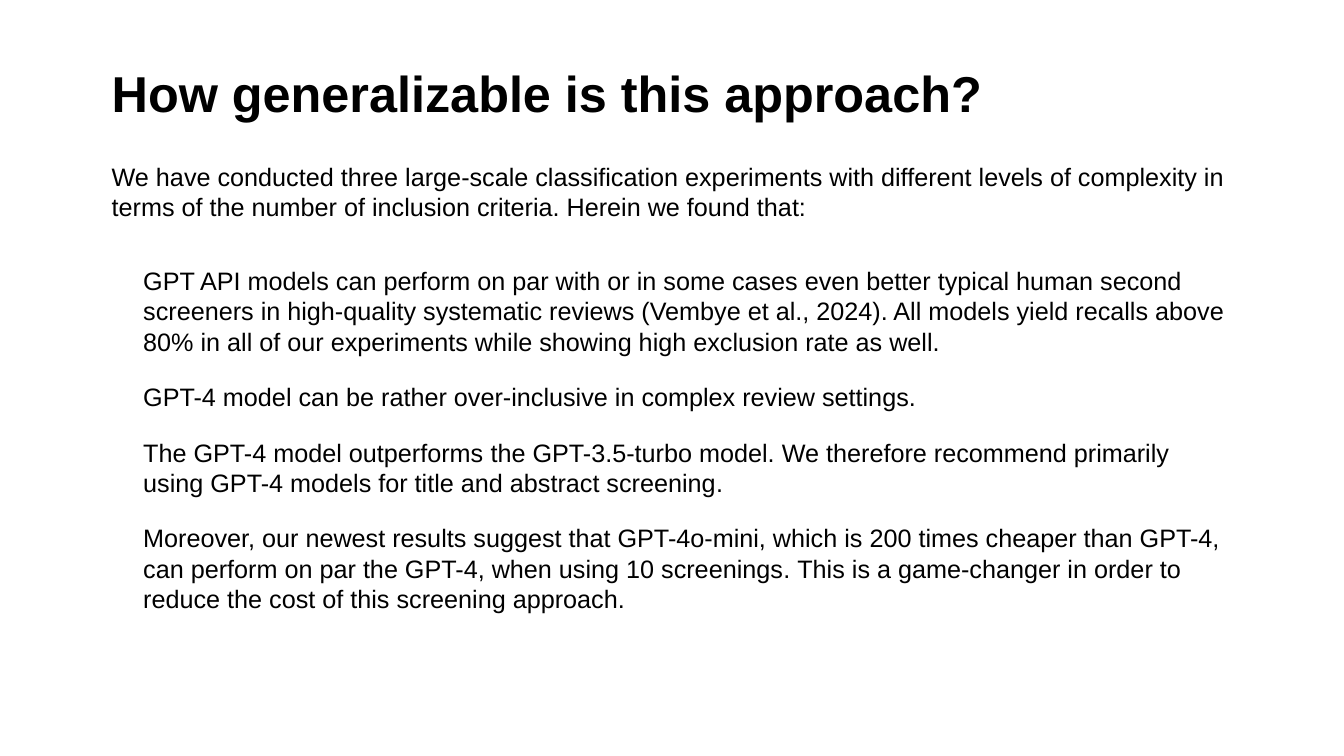
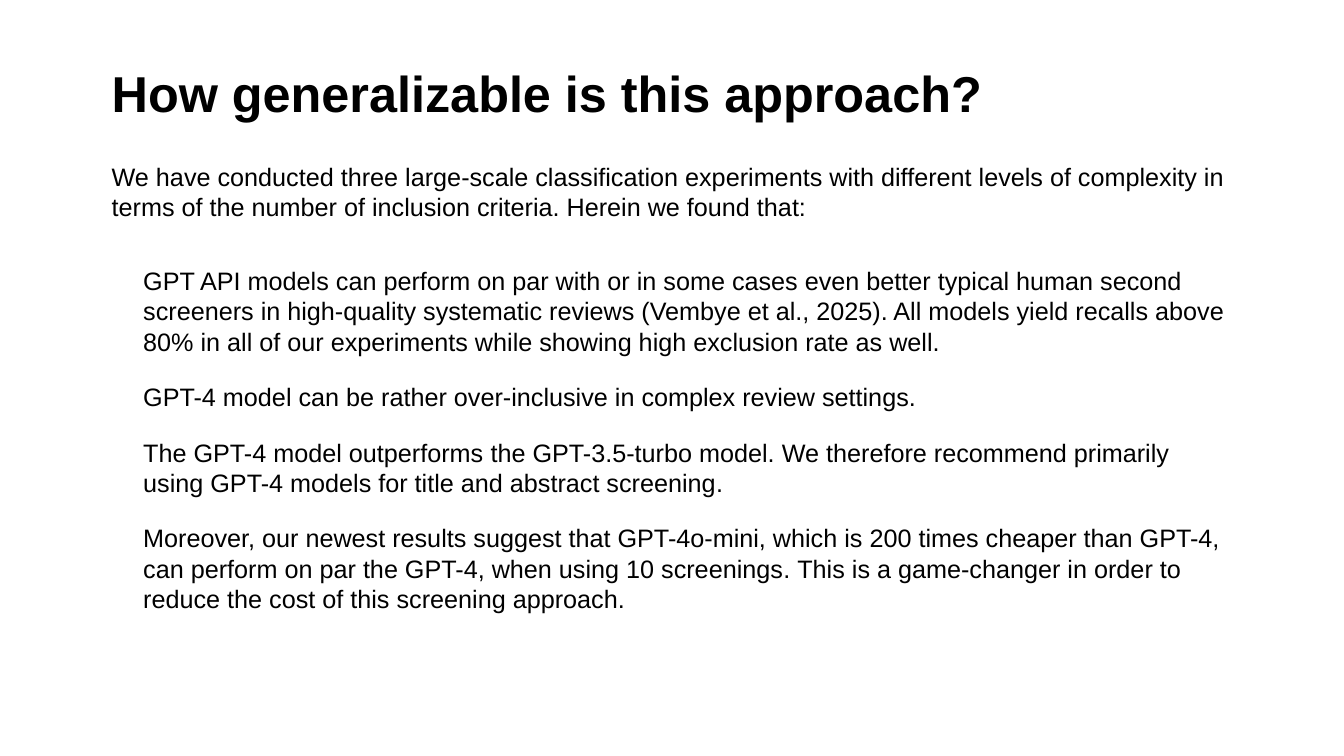
Before and after one commit to MikkelVembye/IRM2026, a slide deck: slide 10 of screen-with-gpt-models.pptx (slide 9 before the commit). Drawn at 1344x756 pixels with LibreOffice and Linux fonts; fonts in the diff are those of the drawing; background and template pictures are left out. Boxes give left, top, right and bottom in pixels: in the first picture for what was removed or moved away, otherwise in the second. Text is boxed around its words. In the diff, an @@ line names an element or a change of style, - is before the commit and + after.

```diff
--- a/screen-with-gpt-models.pptx
+++ b/screen-with-gpt-models.pptx
@@ text at bbox=[143, 271, 1224, 356]: text changed @@
-• GPT API models can perform on par with or in some cases even better typical human second screeners in high-quality systematic reviews (Vembye et al., 2024). All models yield recalls above 80% in all of our experiments while showing high exclusion rate as well.
+• GPT API models can perform on par with or in some cases even better typical human second screeners in high-quality systematic reviews (Vembye et al., 2025). All models yield recalls above 80% in all of our experiments while showing high exclusion rate as well.
```
Also in this commit, not shown: 10 other slides changed, 1 slide added, 35 other files.
